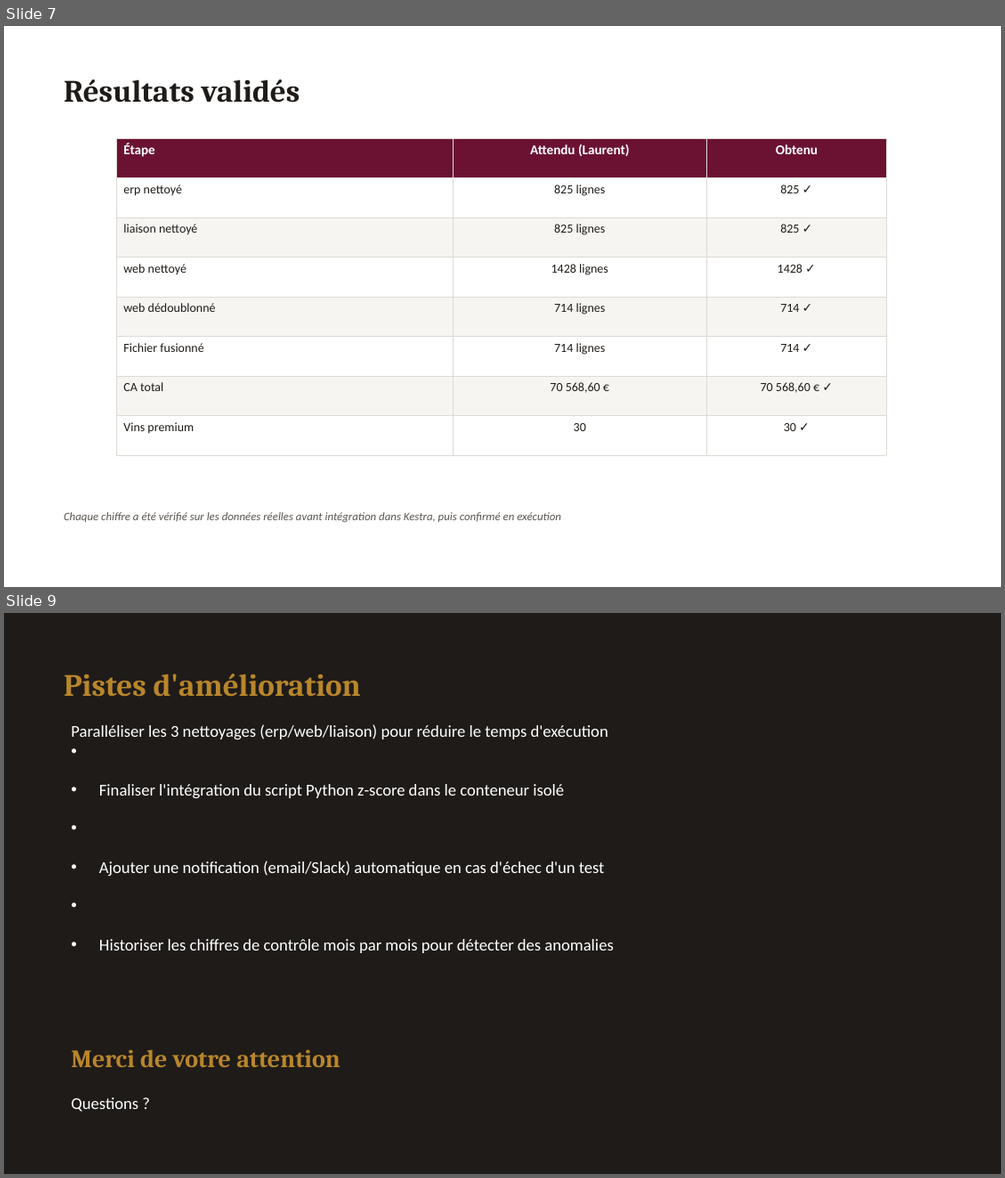
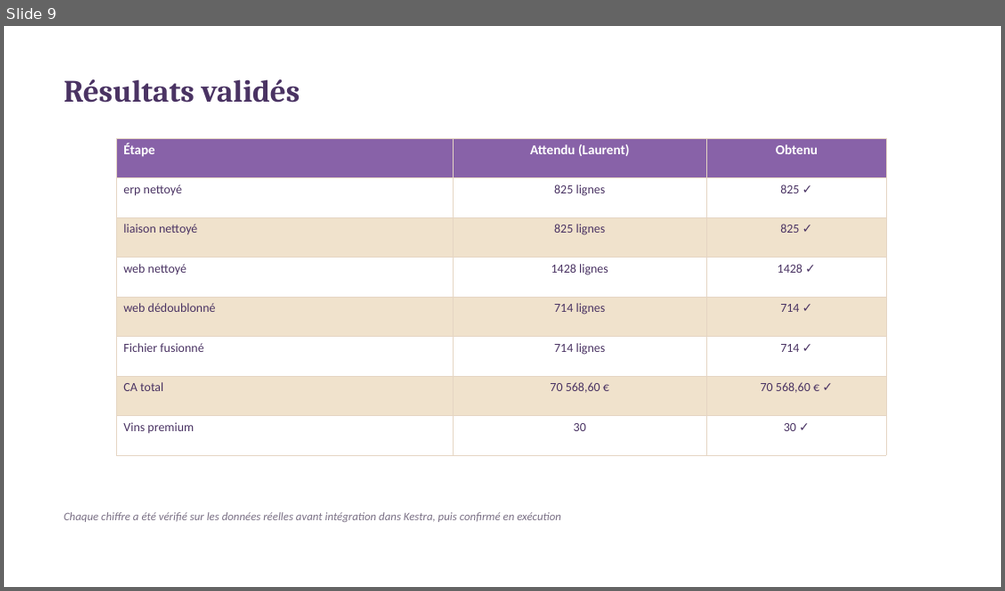
Before and after one commit to dorrazch-hue/bottleneck-data-pipeline, a slide deck: bottleneck_presentation.pptx. Shown one above the other, each under a label of ours: slides 7 and 9 before the commit, slide 9 after it; the slides between them are not shown. The pictures are 1005x1178 and 1005x591 pixels, drawn with LibreOffice and Linux fonts; fonts in the diff are those of the drawing. Boxes give left, top, right and bottom in pixels: in the first picture for what was removed or moved away, otherwise in the second. Text is boxed around its words. In the diff, an @@ line names an element or a change of style, - is before the commit and + after.

```diff
--- a/bottleneck_presentation.pptx
+++ b/bottleneck_presentation.pptx
@@ slide 9 removed at [4,613,1001,1174], background #1F1B18 @@
@@ text removed at [64,674,361,696] @@
-Pistes d'amélioration
@@ text removed at [71,724,613,953] @@
-• Paralléliser les 3 nettoyages (erp/web/liaison) pour réduire le temps d'exécution
-• Finaliser l'intégration du script Python z-score dans le conteneur isolé
-• Ajouter une notification (email/Slack) automatique en cas d'échec d'un test
-• Historiser les chiffres de contrôle mois par mois pour détecter des anomalies
@@ text removed at [71,1049,340,1067] @@
-Merci de votre attention
@@ text removed at [71,1097,138,1111] @@
-Questions ?
@@ what was slide 7 is now slide 9 @@
@@ slide 9 changed as well @@
@@ text "Résultats validés" at [64,79,300,103]: text colour #1F1B18 to #4A3363 @@
@@ table at [116,138,886,483] @@
@@ fill #6B1233 to #8862A8 in row 1 @@
@@ fill #F7F5F2 to #F0E2CC in 9 cells @@
@@ text colour #1F1B18 to #4A3363 in "erp nettoyé", "825 lignes", "825 ✓", "liaison nettoyé" and 17 more places @@
@@ borders changed @@
@@ text "Chaque chiffre a été vérifié ..." at [64,512,561,522]: text colour #5A5550 to #7A7085 @@
```
Also in this commit, not shown: 6 other slides changed, 4 slides added, 1 other slide removed.
